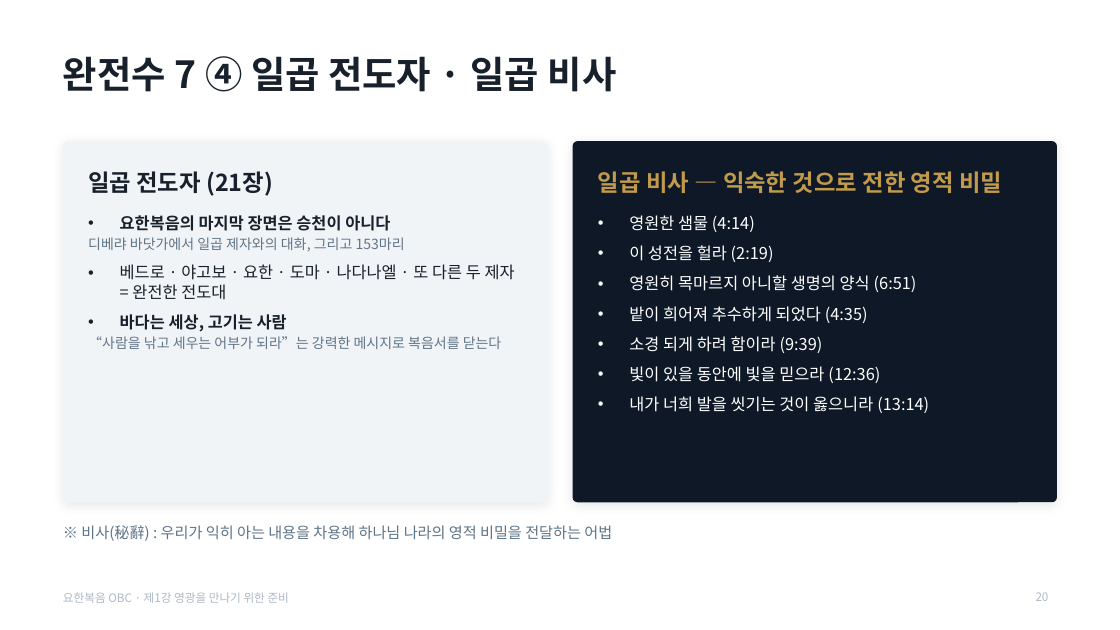
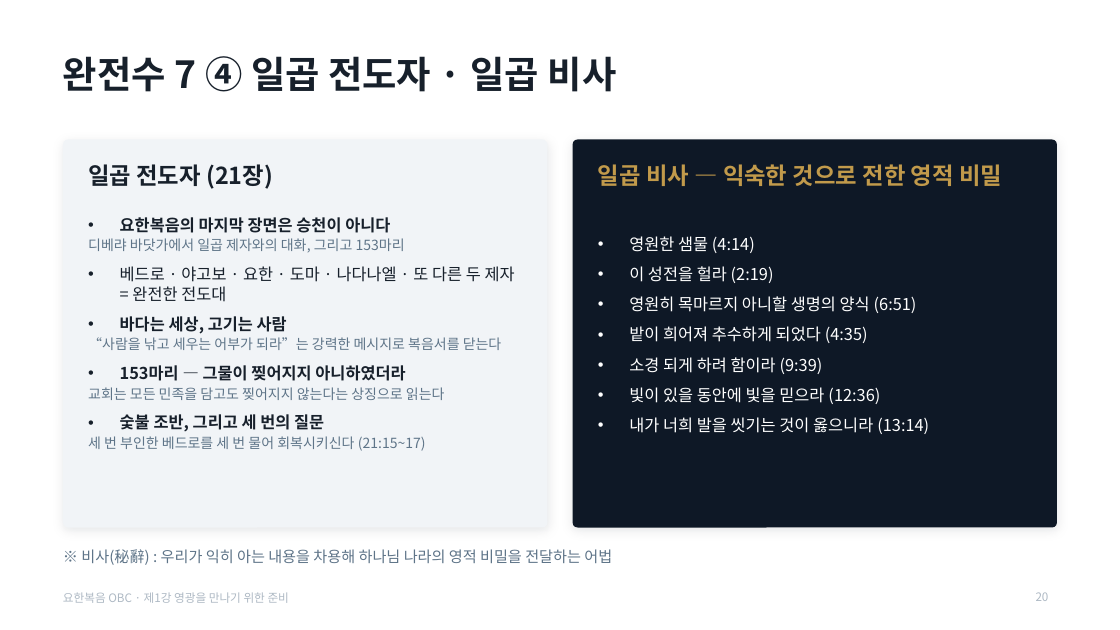
Before and after one commit to mio-modu/bible_GospelofJohn, a slide deck: slide 20 of dist/요한복음_1강_영광을_만나기_위한_준비.pptx. Drawn at 1120x630 pixels with LibreOffice and Linux fonts; fonts in the diff are those of the drawing. Boxes give left, top, right and bottom in pixels: in the first picture for what was removed or moved away, otherwise in the second. Text is boxed around its words. In the diff, an @@ line names an element or a change of style, - is before the commit and + after.

```diff
--- a/dist/요한복음_1강_영광을_만나기_위한_준비.pptx
+++ b/dist/요한복음_1강_영광을_만나기_위한_준비.pptx
@@ rounded rectangle: place and size @@
-rounded rectangle at box(63, 141, 548, 502)
+rounded rectangle at box(63, 139, 548, 528)
@@ rounded rectangle at box(63, 139, 548, 528): proportions changed @@
@@ rounded rectangle at box(573, 139, 1058, 528): proportions changed @@
@@ rounded rectangle: place and size @@
-rounded rectangle at box(573, 141, 1058, 502)
+rounded rectangle at box(573, 139, 1058, 528)
@@ text "일곱 전도자 (21장)" at box(88, 164, 273, 189): vertical alignment middle to top @@
@@ text "일곱 비사 — 익숙한 것으로 ..." at box(598, 164, 1002, 186): vertical alignment middle to top @@
@@ text "영원한 샘물 (4:14)": place and size @@
-text "영원한 샘물 (4:14)" at box(629, 215, 929, 413)
+text "영원한 샘물 (4:14)" at box(629, 236, 929, 434)
@@ text at box(88, 365, 445, 451): paragraphs added @@
+• 153마리 — 그물이 찢어지지 아니하였더라
+  교회는 모든 민족을 담고도 찢어지지 않는다는 상징으로 읽는다
+• 숯불 조반, 그리고 세 번의 질문
+  세 번 부인한 베드로를 세 번 물어 회복시키신다 (21:15~17)
@@ text "※ 비사(秘辭) : 우리가 익히 ...": place and size @@
-text "※ 비사(秘辭) : 우리가 익히 ..." at box(81, 525, 612, 541)
+text "※ 비사(秘辭) : 우리가 익히 ..." at box(81, 549, 612, 565)
```
Also in this commit, not shown: 37 other slides changed, 6 other files.
